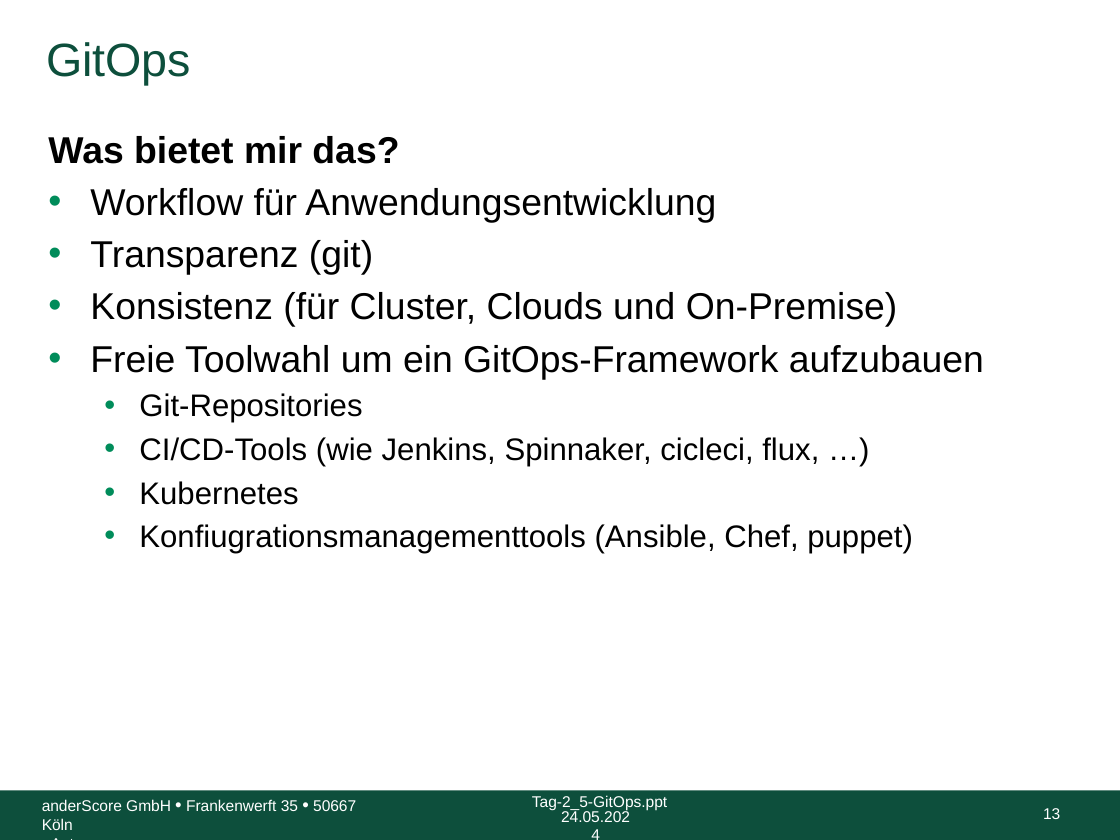
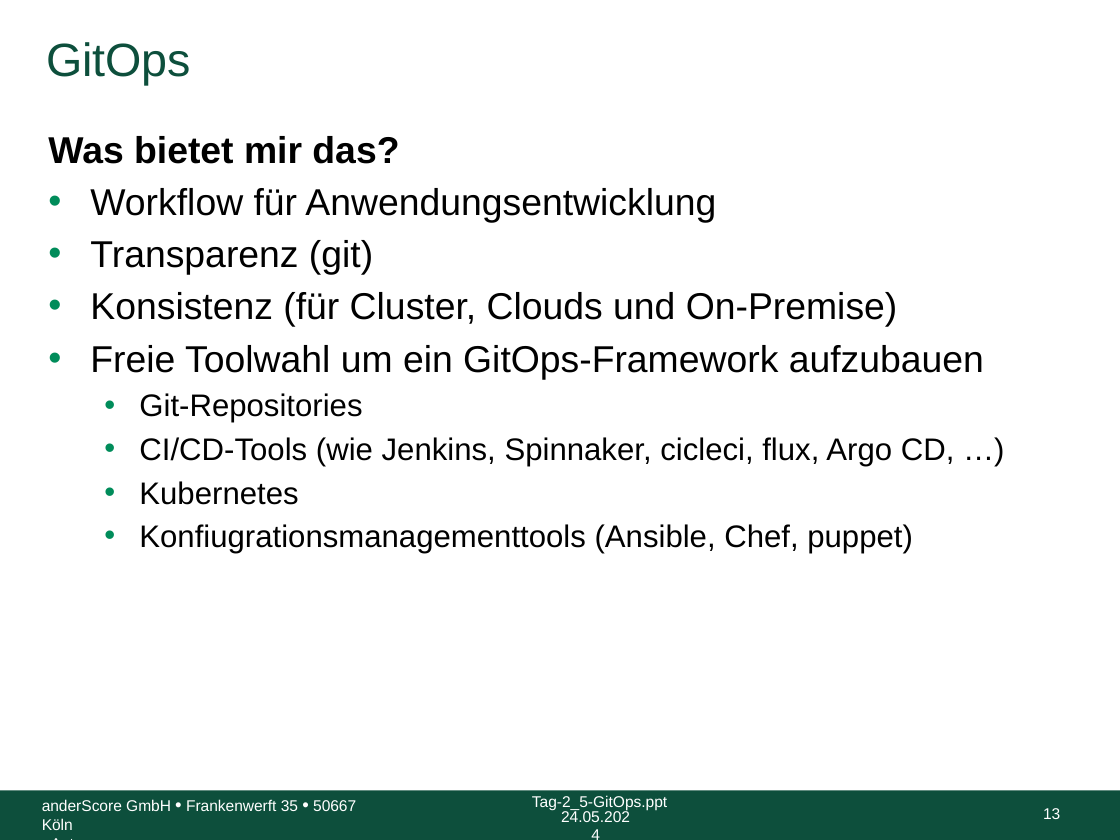
Before and after one commit to anderscore-gmbh/gitlab, a slide deck: slide 13 of slides/Tag-2_5-GitOps.pptx. Drawn at 1120x840 pixels with LibreOffice and Linux fonts; fonts in the diff are those of the drawing; background and template pictures are left out. Boxes give left, top, right and bottom in pixels: in the first picture for what was removed or moved away, otherwise in the second. Text is boxed around its words. In the diff, an @@ line names an element or a change of style, - is before the commit and + after.

```diff
--- a/slides/Tag-2_5-GitOps.pptx
+++ b/slides/Tag-2_5-GitOps.pptx
@@ text at (x1=139, y1=437, x2=955, y2=466): text changed @@
-  • CI/CD-Tools (wie Jenkins, Spinnaker, cicleci, flux, …)
+  • CI/CD-Tools (wie Jenkins, Spinnaker, cicleci, flux, Argo CD, …)
```
Also in this commit, not shown: 5 other slides changed, 11 slides added, 1 slide removed, 3 other files.
